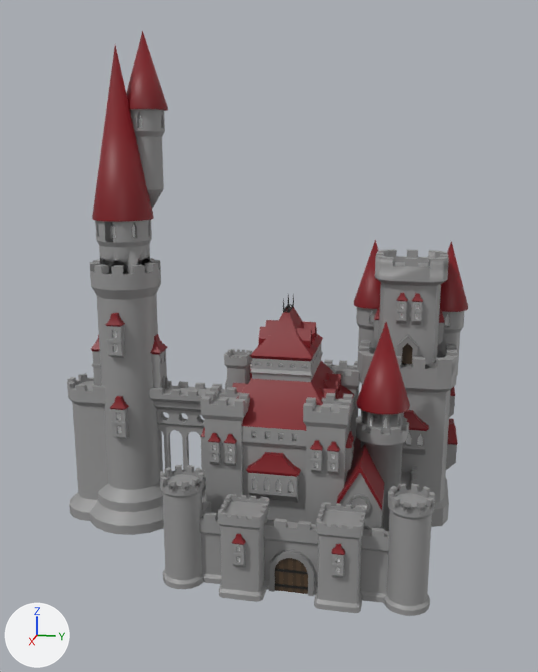
Renders of the FBX model IAmGod/Assets/Models/Buildings/Castle.fbx from each side of a commit.
Before and after are seen from a 50 mm lens placed at (1.372, 0.192, 0.756), pointed at (-0.015, -0.085, 0.409). The lights are fixed; the arrows at lower left show +X, +Y and +Z. Where no turn or scale is listed for an object, it has been applied to the vertices. Vertices at the same position are counted once.

The first picture shows 'Castle'.
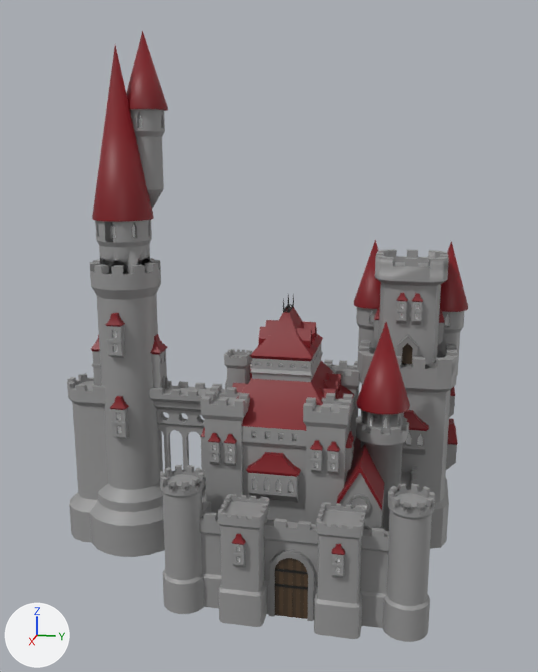
What differs and where, as boxes [x1, y1, x2, y2] in the pictures (538 x 672 px; the box of a moved part takes in the faces that stretch with it):
'Castle', reshaped
    before: [67, 30, 468, 616]
    after: [67, 30, 468, 642]
part 1 of me_circle_023, moved or reshaped
    before: [69, 421, 449, 616]
    after: [69, 421, 449, 642]

The change, as a diff of the scene's bpy script:
```diff
--- a/IAmGod/Assets/Models/Buildings/Castle.fbx.py
+++ b/IAmGod/Assets/Models/Buildings/Castle.fbx.py
@@ me_circle_023 @@
 # used by ob_castle; location = (0.01, 0.14, 0.0)
-me_circle_023.from_pydata(...)  # 7678 vertices, 6343 faces; spans x -0.313..0.246, y -0.668..0.163, z 0.0..0.982
+me_circle_023.from_pydata(...)  # 7678 vertices, 6343 faces; spans x -0.313..0.246, y -0.668..0.163, z -0.05..0.982
+# me_circle_023 part 1
+# 2 vertices are removed from x 0.11, y -0.055..-0.005, z 0.0
+# 256 vertices in x -0.29..0.24, y -0.668..0.14, z 0.0 move by (0.0, 0.0, -0.05)
+# 2 vertices are added at (0.11, -0.055, -0.05), (0.11, -0.005, -0.05)
 me_circle_023.materials.append(mat_window)
```
